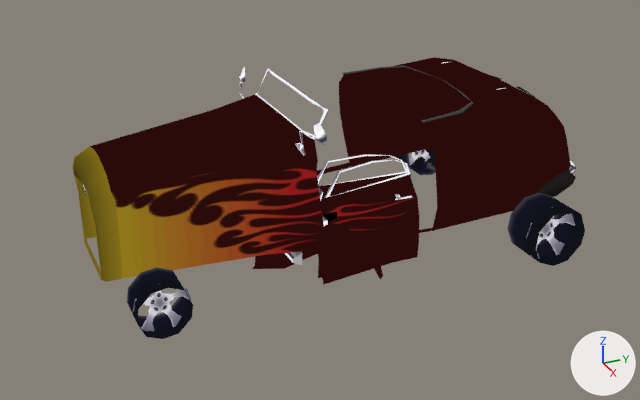
Renders of the glTF model site/public/burnout-legends-psp/models/car-HSPC_Car23.glb from each side of a commit.
The view is the same before and after, from a 50 mm lens placed at (5.68, -2.53, 2.96), pointed at (-0.04, 0.05, 0.1). Lighting does not change. The marker at lower right points along +X, +Y and +Z. The older version comes first. Vertices at exactly the same position are counted once.

The first picture shows 'HSPC_Car23'.
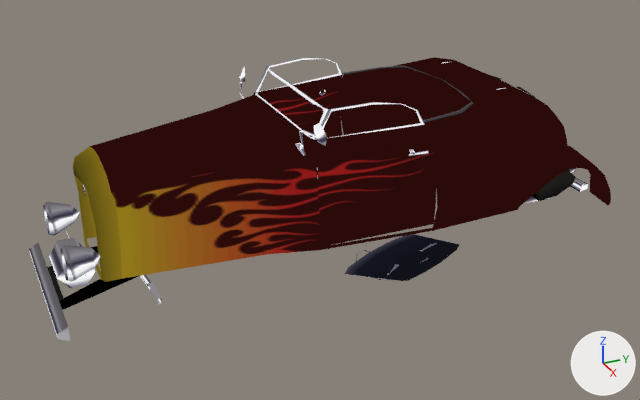
Location of each change, [x1, y1, x2, y2] in pixels of the pictures (640 x 400 px; the box of a moved part takes in the faces that stretch with it):
'HSPC_Car23', reshaped (14% wider): before [73, 57, 585, 339]; after [29, 57, 611, 341]
part 1 of me_hspc_car23, moved or reshaped (not visible before): after [43, 202, 80, 236]
part 2 of me_hspc_car23, moved or reshaped (not visible before): after [49, 238, 95, 288]
part 3 of me_hspc_car23, moved or reshaped (mostly hidden before): before [319, 188, 323, 201]; after [60, 245, 100, 281]
part 4 of me_hspc_car23, moved or reshaped: before [285, 252, 302, 265]; after [29, 243, 70, 341]
part 5 of me_hspc_car23, moved or reshaped: before [322, 215, 328, 226]; after [570, 178, 588, 192]
part 6 of me_hspc_car23, moved or reshaped: before [252, 222, 383, 279]; after [482, 143, 611, 205]
part 7 of me_hspc_car23, moved or reshaped: before [400, 150, 431, 165]; after [386, 243, 437, 280]
part 8 of me_hspc_car23, added: after [47, 246, 139, 309]
part 9 of me_hspc_car23, added: after [345, 234, 460, 281]
part 10 of me_hspc_car23, deleted: before [127, 149, 585, 339]
part 11 of me_hspc_car23, moved or reshaped: before [317, 154, 419, 284]; after [253, 58, 437, 247]

The change, as a diff of the scene's bpy script:
```diff
--- a/site/public/burnout-legends-psp/models/car-HSPC_Car23.glb.py
+++ b/site/public/burnout-legends-psp/models/car-HSPC_Car23.glb.py
@@ me_hspc_car23 @@
 # used by ob_hspc_car23; location = (0.0, 0.0, 0.0)
-me_hspc_car23.from_pydata(...)  # 974 vertices, 1204 faces; spans x -1.23..1.11, y -1.78..2.0, z -0.6..1.08
+me_hspc_car23.from_pydata(...)  # 805 vertices, 1019 faces; spans x -1.11..1.11, y -2.09..2.05, z -0.95..1.08
+# me_hspc_car23 part 1: the loose piece of 19 vertices spanning x -0.73..-0.49, y -0.24..0.0, z 0.09..0.37 is moved by (0.24, -1.72, -0.05)
+# me_hspc_car23 part 2: the loose piece of 26 vertices spanning x -0.46..0.0, y -0.27..-0.02, z -0.05..0.15 is moved by (0.24, -1.72, -0.05)
+# me_hspc_car23 part 3: the loose piece of 19 vertices spanning x 0.02..0.26, y -0.24..0.0, z 0.09..0.37 is moved by (0.24, -1.72, -0.05)
+# me_hspc_car23 part 4: the loose piece of 10 vertices spanning x -0.88..0.4, y -0.37..-0.29, z -0.18..-0.07 is moved by (0.24, -1.72, -0.05)
+# me_hspc_car23 part 5: the loose piece of 10 vertices spanning x -1.23..0.13, y -0.04..0.04, z -0.05..0.02 is moved by (0.55, 2.01, 0.16)
+# me_hspc_car23 part 6: the loose piece of 26 vertices spanning x -0.04..0.35, y -0.55..0.51, z -0.57..-0.05 is moved by (0.76, 1.52, 0.68)
+# me_hspc_car23 part 7: the loose piece of 51 vertices spanning x -1.02..-0.93, y 1.23..1.7, z -0.22..0.22 is multiplied about its middle by the matrix ((1.123, -0.114, -1.123), (-2.094, 0.004, 2.051), (1.251, -0.407, -0.232)), then moved by (0.82, -0.48, -0.68), in mat_material_7
+# me_hspc_car23 part 8: a new loose piece of 20 vertices spanning x -0.25..0.26, y -2.01..-1.34, z -0.21..-0.05, in mat_material_3
+# me_hspc_car23 part 9: a new loose piece of 20 vertices spanning x -0.55..0.32, y 0.09..1.72, z -0.95..-0.31, in mat_material_7
+# me_hspc_car23 part 10: 8 loose pieces with 239 vertices, spanning x -1.11..1.11, y -1.65..1.7, z -0.22..0.22, are deleted
+# me_hspc_car23 part 11
+# 28 vertices are removed from x -0.49..0.05, y -0.29..0.92, z -0.6..0.05
+# 40 faces are deleted
+# 31 vertices in x -0.11..0.11, y 0.0..0.92, z -0.6..0.4 move by (0.68, -0.29, 0.67)
+# 16 vertices in x -0.09..0.11, y 0.0..0.84, z 0.04..0.4 move by (-0.68, -0.29, 0.67)
+# 1 vertex moves from x -0.11, y 0.79, z 0.04 to x -0.75, y 0.42, z 0.71
+# 14 vertices are added at x -0.79..0.68, y -0.29..0.63, z 0.07..0.74
+# 5 new faces join them, mat_material_1
+# 12 new faces join them, mat_material_2
+# other edits to the shape of me_hspc_car23 do not show in these pictures
 me_hspc_car23.materials.append(mat_material_0)
@@ me_hspc_car23 @@
 me_hspc_car23.materials.append(mat_material_9)
-me_hspc_car23.materials.append(mat_material_10)
```
